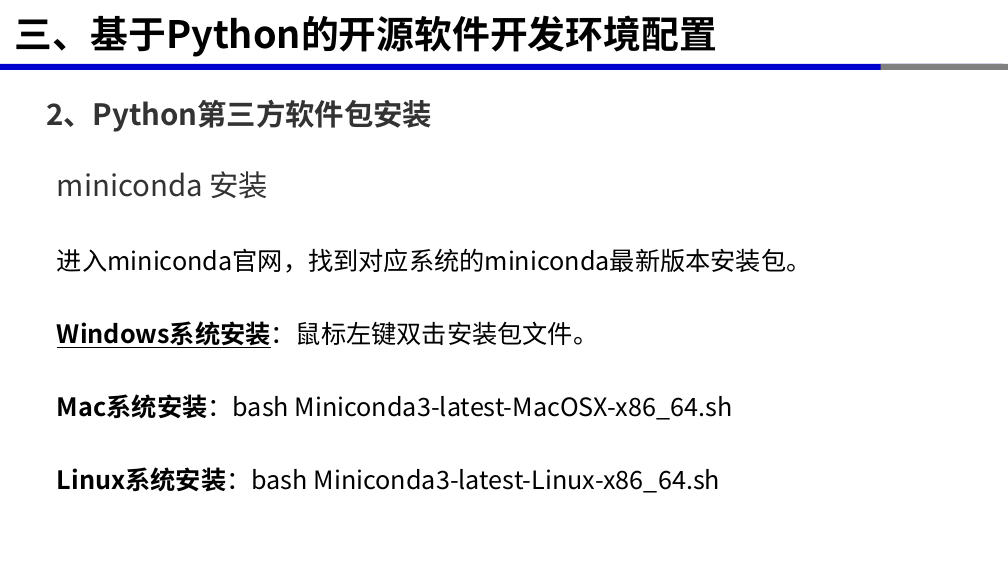
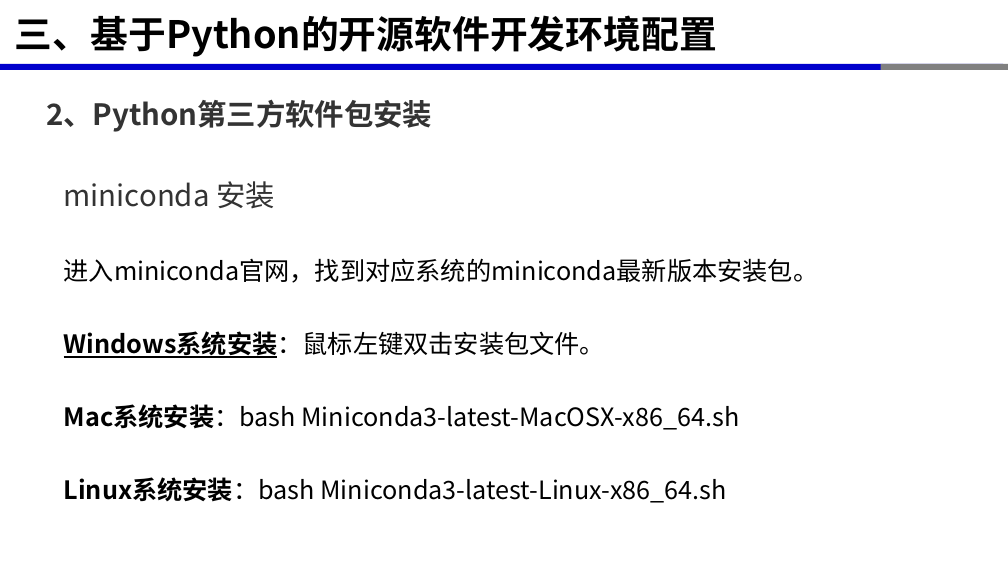
Before and after one commit to xinluo2018/programming-basics, a slide deck: slide 30 of 第1章-编程概述与开发环境/第1章-计算机编程与开发环境.pptx (slide 28 before the commit). Drawn at 1008x567 pixels with LibreOffice and Linux fonts; fonts in the diff are those of the drawing. Boxes give left, top, right and bottom in pixels: in the first picture for what was removed or moved away, otherwise in the second. Text is boxed around its words. In the diff, an @@ line names an element or a change of style, - is before the commit and + after.

```diff
--- a/第1章-编程概述与开发环境/第1章-计算机编程与开发环境.pptx
+++ b/第1章-编程概述与开发环境/第1章-计算机编程与开发环境.pptx
@@ text "miniconda 安装" moved from (x1=57, y1=171, x2=812, y2=493) to (x1=64, y1=181, x2=819, y2=503) @@
```
Also in this commit, not shown: 13 other slides changed, 2 slides added, 9 other files.
